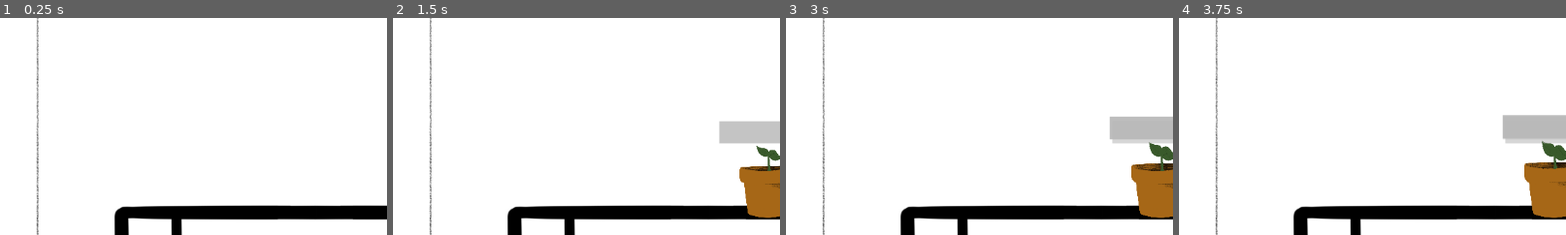
Above: before the commit, frames 1-4 (left to right).
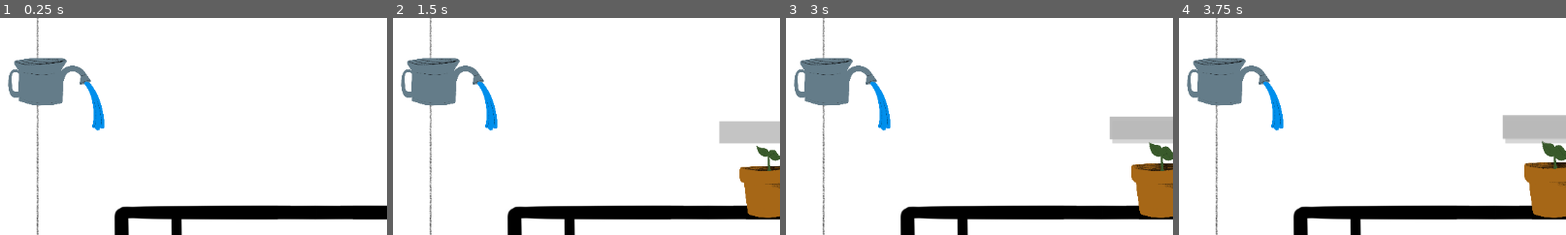
Above: after the commit, the same moments.

Repository: BluArch/planters
Game: Godot game, scene res://scenes/game_screen.tscn
The game is run twice, just before and just after one commit, with the same random seed, the same clock (stepped at 60 frames per second) and the same inputs.
Inputs (mouse positions are % of the whole screen's width and height, from its top left):
- Up to frame 1 (0.25 s): no input
- Up to frame 2 (1.5 s): click "Spawn plant" at 0.5 s; click "Spawn plant" at 1.25 s
- Up to frame 3 (3 s): click "Spawn plant" at 2 s; tap Enter at 2.75 s; move the mouse to (58, 66) at 2.77 s; press the mouse at (58, 66) at 2.78 s
- Up to frame 4 (3.75 s): right-click (58, 66) at 3.05 s; tap Space at 3.5 s; move the mouse to (58, 66) at 3.52 s; release the mouse at (58, 66) at 3.53 s; right-click (58, 66) at 3.6 s
The pictures show only the part of the screen within x 10-60%, y 27-77%; the shares and areas given below are measured in that part.

The runs differ from the first frame. In frame 1, 3.5% of the frame differs, in the area x 2-28%, y 18-53%; in frame 2, 3.5%; in frame 3, 3.5%; in frame 4, 3.5%.

Commit message:
added watering can, does not regenerate health yet

Diff:
--- a/project.godot
+++ b/project.godot
@@ -26,3 +26,8 @@
 "events": [Object(InputEventMouseButton,"resource_local_to_scene":false,"resource_name":"","device":-1,"window_id":0,"a …(259 unchanged characters)…
 ]
 }
+right_mouse_click={
+"deadzone": 0.5,
+"events": [Object(InputEventMouseButton,"resource_local_to_scene":false,"resource_name":"","device":-1,"window_id":0,"alt_pressed":false,"shift_pressed":false,"ctrl_pressed":false,"meta_pressed":false,"button_mask":2,"position":Vector2(835, 32),"global_position":Vector2(843, 112),"factor":1.0,"button_index":2,"canceled":false,"pressed":true,"double_click":false,"script":null)
+]
+}
--- a/scenes/game_screen.tscn
+++ b/scenes/game_screen.tscn
@@ -1,8 +1,9 @@
-[gd_scene load_steps=4 format=3 uid="uid://mq7ytg81a7ri"]
+[gd_scene load_steps=5 format=3 uid="uid://mq7ytg81a7ri"]
 
 [ext_resource type="Texture2D" uid="uid://djw3xxso6rpyv" path="res://assets/room.jpeg" id="1_ltgdq"]
 [ext_resource type="PackedScene" uid="uid://btuysi563f1bn" path="res://scenes/drop_zone.tscn" id="3_guhnx"]
 [ext_resource type="Script" path="res://scripts/button.gd" id="4_31phr"]
+[ext_resource type="PackedScene" uid="uid://lv2i1wr4iv3n" path="res://scenes/watering_can.tscn" id="4_iv1dv"]
 
 [node name="game_screen" type="Node2D"]
 
@@ -26,4 +27,7 @@
 text = "Spawn plant"
 script = ExtResource("4_31phr")
 
+[node name="watering_can" parent="." instance=ExtResource("4_iv1dv")]
+position = Vector2(-380, -74)
+
 [connection signal="pressed" from="Button" to="Button" method="_on_pressed"]
--- a/scenes/plant_jar.tscn
+++ b/scenes/plant_jar.tscn
@@ -30,6 +30,8 @@
 [node name="water_timer" type="Timer" parent="Sprite2D"]
 autostart = true
 
+[node name="getting_watered" type="Timer" parent="Sprite2D"]
+
 [node name="plant_health" type="ProgressBar" parent="Sprite2D"]
 anchors_preset = -1
 anchor_left = 0.5
@@ -47,6 +49,7 @@
 rounded = true
 show_percentage = false
 
+[connection signal="area_entered" from="Sprite2D/Area2D" to="." method="_on_area_2d_area_entered"]
 [connection signal="body_entered" from="Sprite2D/Area2D" to="." method="_on_area_2d_body_entered"]
 [connection signal="body_exited" from="Sprite2D/Area2D" to="." method="_on_area_2d_body_exited"]
 [connection signal="input_event" from="Sprite2D/Area2D" to="." method="_on_area_2d_input_event"]
--- /dev/null
+++ b/scenes/watering_can.tscn
@@ -0,0 +1,41 @@
+[gd_scene load_steps=6 format=3 uid="uid://lv2i1wr4iv3n"]
+
+[ext_resource type="Script" path="res://scripts/watering_can.gd" id="1_2j63a"]
+[ext_resource type="Texture2D" uid="uid://47i316f2bvuj" path="res://assets/bucket.png" id="1_q1gkr"]
+[ext_resource type="Texture2D" uid="uid://8r4bq5abwxum" path="res://assets/water.png" id="2_k2cwq"]
+
+[sub_resource type="CircleShape2D" id="CircleShape2D_hw2uu"]
+radius = 228.23
+
+[sub_resource type="RectangleShape2D" id="RectangleShape2D_i5m4q"]
+size = Vector2(1111.67, 866.667)
+
+[node name="watering_can" type="Node2D"]
+script = ExtResource("1_2j63a")
+
+[node name="can" type="Sprite2D" parent="."]
+position = Vector2(5, 12)
+scale = Vector2(0.075, 0.075)
+texture = ExtResource("1_q1gkr")
+
+[node name="water" type="Sprite2D" parent="can"]
+position = Vector2(144, 280)
+texture = ExtResource("2_k2cwq")
+
+[node name="Area2D" type="Area2D" parent="can/water"]
+
+[node name="CollisionShape2D" type="CollisionShape2D" parent="can/water/Area2D" groups=["water"]]
+position = Vector2(642.667, 666.667)
+scale = Vector2(1, 0.5)
+shape = SubResource("CircleShape2D_hw2uu")
+
+[node name="Area2D" type="Area2D" parent="can"]
+
+[node name="CollisionShape2D" type="CollisionShape2D" parent="can/Area2D"]
+position = Vector2(-440, 80)
+shape = SubResource("RectangleShape2D_i5m4q")
+one_way_collision_margin = 0.0
+
+[connection signal="area_entered" from="can/Area2D" to="." method="_on_area_2d_area_entered"]
+[connection signal="mouse_entered" from="can/Area2D" to="." method="_on_area_2d_mouse_entered"]
+[connection signal="mouse_exited" from="can/Area2D" to="." method="_on_area_2d_mouse_exited"]
--- a/scripts/draganddrop.gd
+++ b/scripts/draganddrop.gd
@@ -1,4 +1,6 @@
 extends Node2D
+
+@onready var plant_health = $Sprite2D/plant_health
 
 const MAX_PLANT_HEALTH = 30
 
@@ -61,10 +63,12 @@
 		is_inside_dropable = true
 
 
+
 func _on_area_2d_body_exited(body:StaticBody2D):
 	# Update that object is no longer in a drop zone
 	if body.is_in_group("drop_zone"):
 		is_inside_dropable = false
+
 
 func update_health():
 	var healthbar = $Sprite2D/plant_health
--- /dev/null
+++ b/scripts/watering_can.gd
@@ -0,0 +1,45 @@
+extends Node2D
+
+var draggable = false
+
+var prev_location: Vector2
+var offset: Vector2
+
+func _process(_delta):
+	# If mouse is hovering over object
+	if draggable:
+		# When left button on mouse is clicked while hovering, grab object
+		if Input.is_action_just_pressed("left_mouse_click"):
+			offset = get_global_mouse_position() - global_position
+			global.is_dragging = true
+		if Input.is_action_pressed("left_mouse_click"):
+			global_position = get_global_mouse_position() - offset
+			# Turning water on and off
+			if Input.is_action_just_pressed("right_mouse_click"):
+				$can/water.visible = true
+				$can.set_rotation_degrees(30)
+			elif Input.is_action_just_released("right_mouse_click"):
+				$can/water.visible = false
+				$can.set_rotation_degrees(0)
+
+		elif Input.is_action_just_released("left_mouse_click"):
+			global.is_dragging = false
+			global_position = get_global_mouse_position() - offset
+
+	# Update previous location if not done already
+	elif (global_position!= prev_location):
+		prev_location = global_position
+
+
+func _on_area_2d_mouse_entered():
+	# Update draggable that mouse is hovering over object, and little animation to show it is hovered
+	if not global.is_dragging:
+		draggable = true
+		scale = Vector2(1.05, 1.05)
+
+
+func _on_area_2d_mouse_exited():
+	# Update drabbale that mouse is no longer hovering, set back to normal size
+	if not global.is_dragging:
+		draggable = false
+		scale = Vector2(1.0, 1.0)
Not shown, added: assets/IMG_1395.png.import
Not shown, added: assets/IMG_1398.png.import
Binary file added: assets/bucket.png
Not shown, added: assets/bucket.png.import
Binary file added: assets/water.png
Not shown, added: assets/water.png.import
